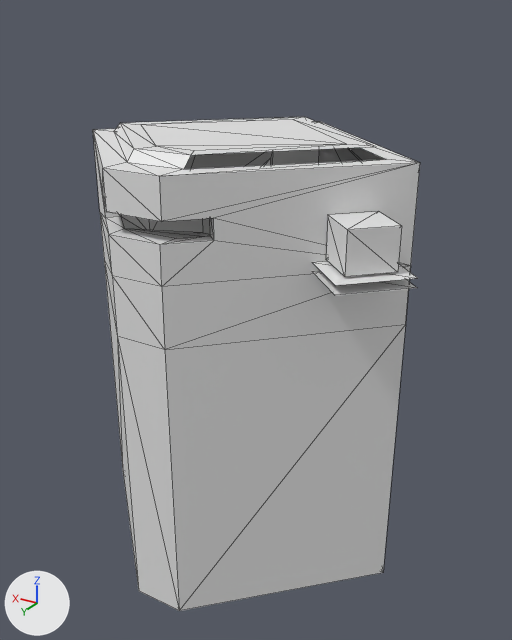
Before and after pictures for a commit that changed the OBJ model meshes/pillbox.obj.
Both versions are drawn from a 50 mm lens placed at (-15.1, 22.9, 6.2), pointed at (-1.3, 0.0, -5.2). The axes (+X, +Y, +Z) are drawn at lower left. The lights are the same throughout. Mesh edges are drawn as thin lines. Where no turn or scale is listed for an object, it has been applied to the vertices. Vertices at the same position are counted once.

In view in the first picture: 'pillbox'.
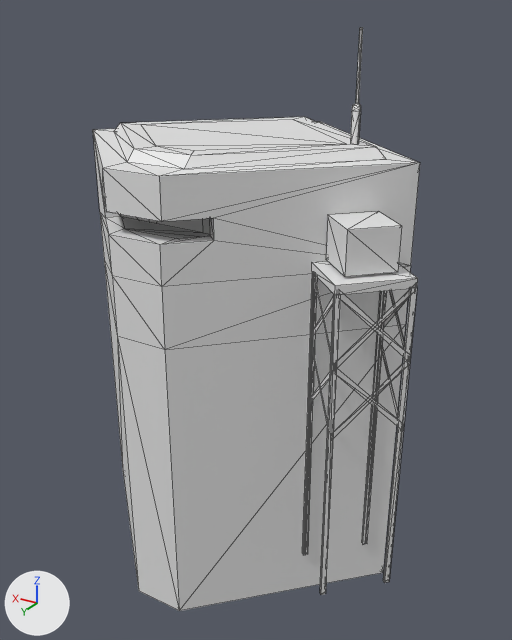
What changed in the scene script:
```text
Change me_pillbox:
    used by ob_pillbox; location = (0.0, 0.0, 0.0)
    remove me_pillbox.from_pydata(...)  # 86 vertices, 124 faces; spans x -8.7..6.4, y -6.7..6.4, z -15.2..2.2
    add me_pillbox.from_pydata(...)  # 193 vertices, 287 faces; spans x -8.7..6.4, y -6.7..6.4, z -15.2..5.9
    me_pillbox part 1
    3 vertices are removed from x -7.7..5.1, y 0.4..5.8, z -1.7..2.0
    4 faces are deleted
    110 vertices are added at x -8.7..-5.1, y 0.0..4.5, z -13.4..5.9
    167 new faces join them
```

Pixel boxes (x1, y1, x2, y2) of what changed, in the pictures (512 x 640 px):
'pillbox', reshaped (18% taller)
    before: (93, 117, 420, 611)
    after: (93, 28, 420, 611)
part 1 of me_pillbox, built on
    after: (121, 28, 418, 595)
